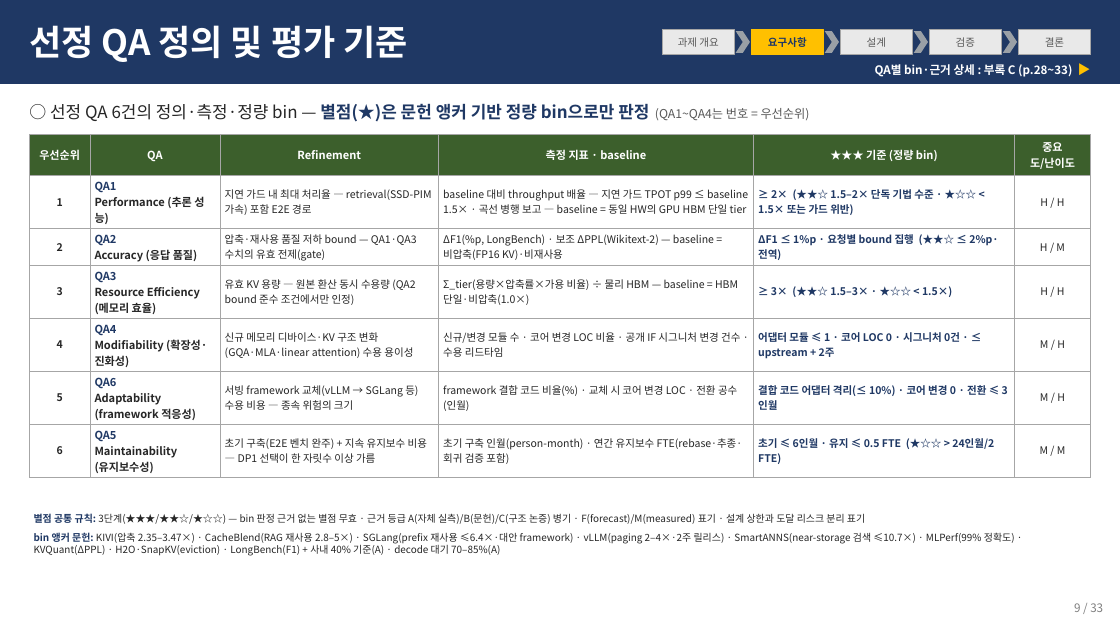
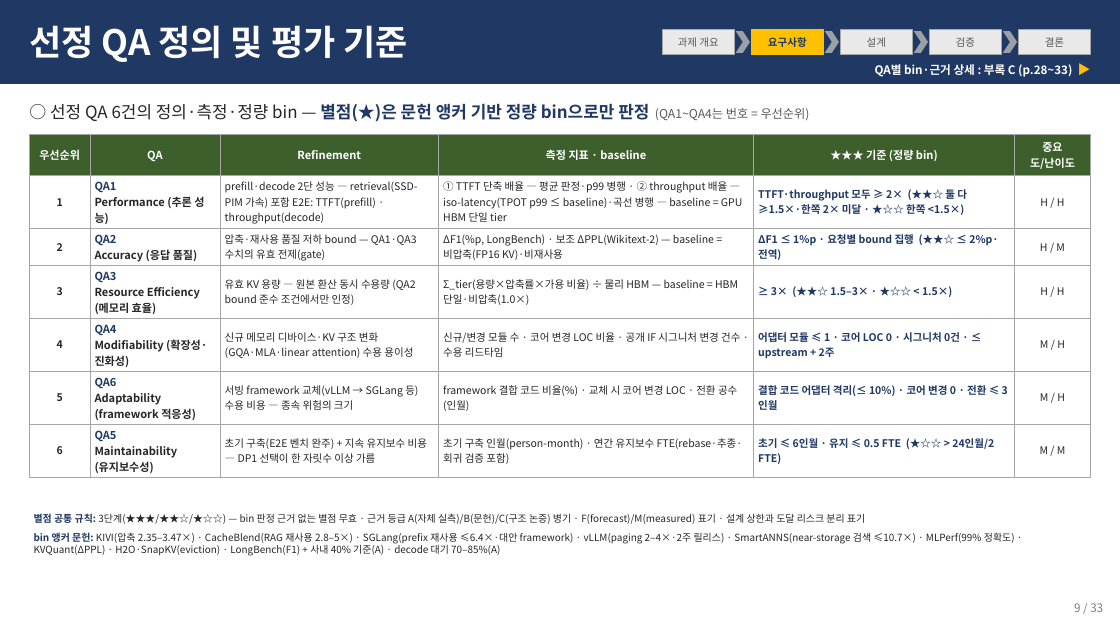
Before and after one commit to mkim0628/architect, a slide deck: slide 5 of docs/mcr_req_deck.pptx. Drawn at 1120x630 pixels with LibreOffice and Linux fonts; fonts in the diff are those of the drawing. Boxes give left, top, right and bottom in pixels: in the first picture for what was removed or moved away, otherwise in the second. Text is boxed around its words. In the diff, an @@ line names an element or a change of style, - is before the commit and + after.

```diff
--- a/docs/mcr_req_deck.pptx
+++ b/docs/mcr_req_deck.pptx
@@ table at [29,134,1091,477] @@
-row 2: 1 | QA1 Performance (추론 성능) | 지연 가드 내 최대 처리율 — retrieval(SSD-PIM 가속) 포함 E2E 경로 | baseline 대비 throughput 배율 — 지연 가드 TPOT p99 ≤ baseline 1.5× · 곡선 병행 보고 — baseline = 동일 HW의 GPU HBM 단일 tier | ≥ 2× (★★☆ 1.5–2× 단독 기법 수준 · ★☆☆ < 1.5× 또는 가드 위반) | H / H
+row 2: 1 | QA1 Performance (추론 성능) | prefill·decode 2단 성능 — retrieval(SSD-PIM 가속) 포함 E2E: TTFT(prefill) · throughput(decode) | ① TTFT 단축 배율 — 평균 판정·p99 병행 · ② throughput 배율 — iso-latency(TPOT p99 ≤ baseline)·곡선 병행 — baseline = GPU HBM 단일 tier | TTFT·throughput 모두 ≥ 2× (★★☆ 둘 다 ≥1.5×·한쪽 2× 미달 · ★☆☆ 한쪽 <1.5×) | H / H
```
Also in this commit, not shown: 3 other slides changed, 4 other files.
